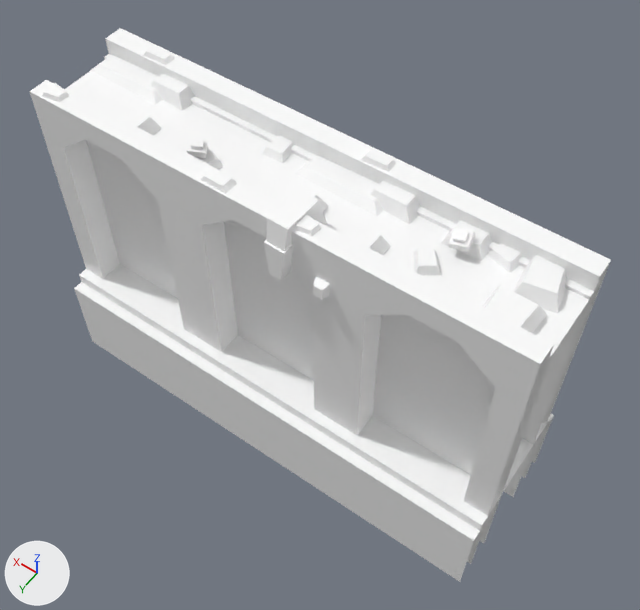
One commit to the glTF model assets/synty/simple_fantasy/models/SF_Bld_Elven_Castle_Wall_01.glb: the scene before it, then after it.
The view is the same before and after, from a 50 mm camera at (-0.098, 0.1269, 0.2566) aimed at (-0.0056, -0.0025, 0.0533). The axes (+X, +Y, +Z) are drawn at lower left. The lights are the same throughout.

The first picture shows 'SF_Bld_Elven_Castle_Wall_01'.
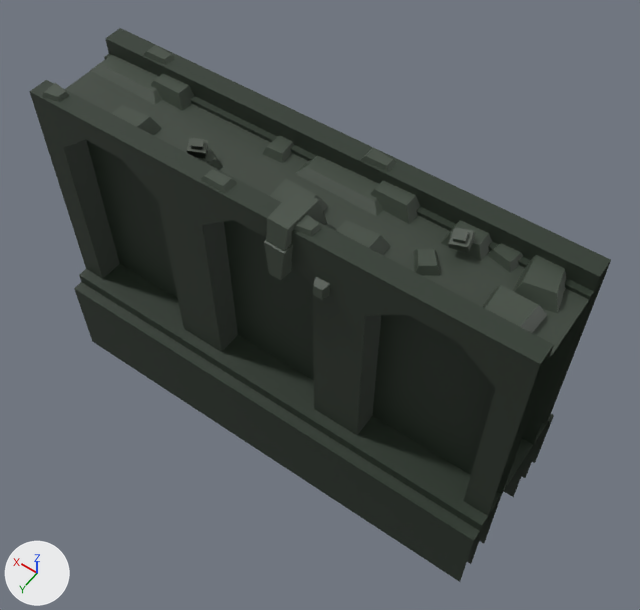
What differs and where, as boxes (x1, y1, x2, y2) in the pictures (640 x 610 px):
'SF_Bld_Elven_Castle_Wall_01', surface changed (white to grey): (29, 28, 611, 582) in both

Edits to the bpy script that builds the scene:
```text
Add img_undead_footman_01:
    img_undead_footman_01 = load_image('Undead_Footman_01', '_unpacked/Undead_Footman_01', 512, 512, 'sRGB')
Change mat_lambert1:
    remove mat_lambert1.base_color = (1.0, 1.0, 1.0)  # white #ffffff
    add mat_lambert1.texture = img_undead_footman_01
```
